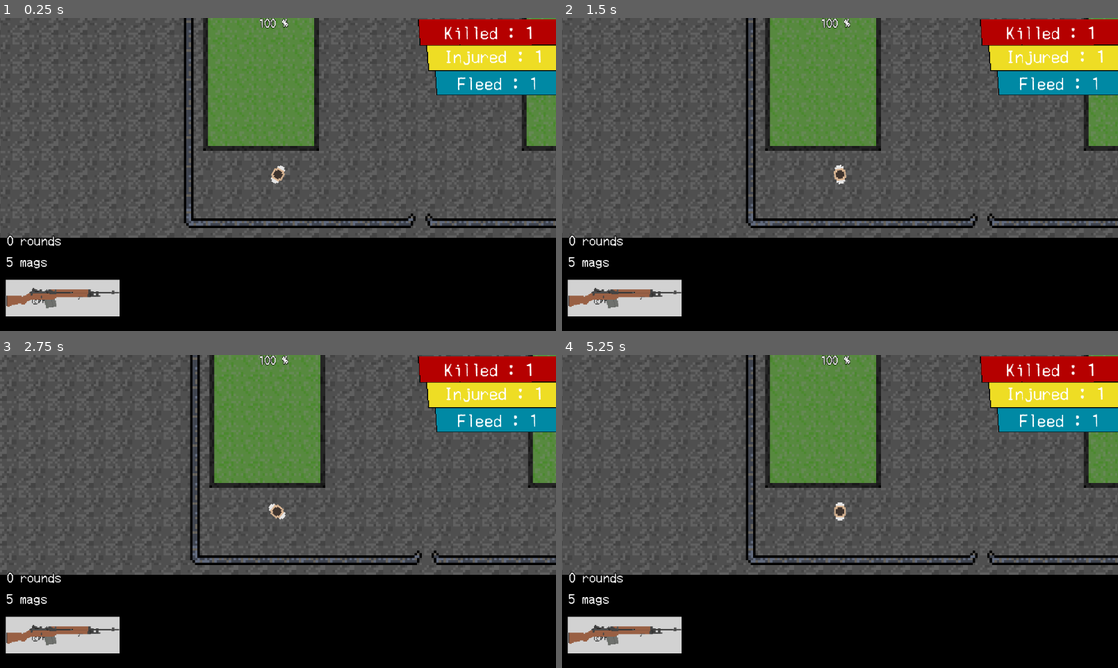
Above: before the commit, frames 1-4 (two rows, left to right).
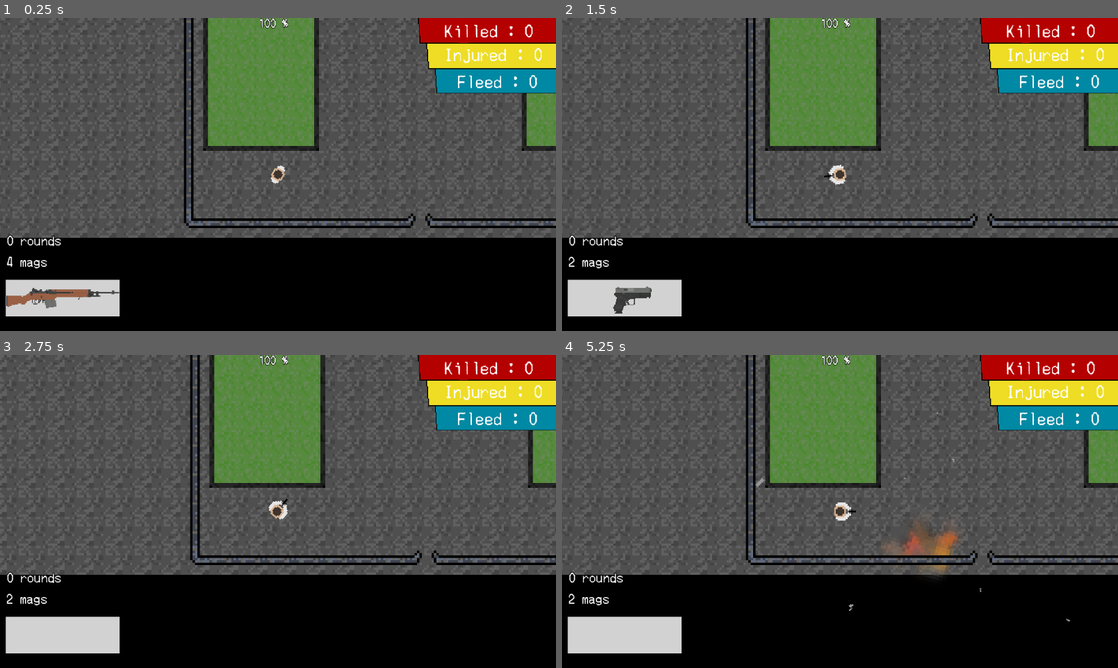
Above: after the commit, the same moments.

Repository: simplyuyu5/morimiya-like
Game: Godot game, scene res://scenes/maps/map_game.tscn
Two runs of this game, one before a commit and one after it. Both use one fixed random seed, a clock stepped at 60 frames per second and the inputs below. The project has no main scene, so this scene is started directly.
Inputs (mouse positions are in pixels of both pictures, inside the frame that each line leads up to):
- Up to frame 1 (0.25 s): no input
- Up to frame 2 (1.5 s): tap Enter at 0.5 s; move the mouse to (962, 158) at 0.52 s; tap 1 (1) at 0.6 s; tap 2 (2) at 0.8, 1.35 s; tap Space at 1.25 s; move the mouse to (728, 190) at 1.27 s
- Up to frame 3 (2.75 s): tap 3 (3) at 1.55, 2.1 s; tap Enter at 2 s; move the mouse to (333, 442) at 2.02 s; tap A (a) at 2.3 s
- Up to frame 4 (5.25 s): move the mouse to (812, 574) at 2.77 s; tap A (a) at 2.85 s; tap D (d) at 3.05, 3.6 s; move the mouse to (1006, 558) at 3.52 s; tap G (g) at 3.8, 4.35 s; move the mouse to (673, 464) at 4.27 s; click (673, 464) at 4.55 s; move the mouse to (867, 511) at 5.02 s; click (867, 511) at 5.1 s

The runs differ from the first frame. In frame 1, 1.5% of the frame differs, in the area x 1-100%, y 0-80%; in frame 2, 2.3%; in frame 3, 2.1%; in frame 4, 3.0%, in the area x 1-100%, y 0-93%.

Commit message:
0.55 data !
grenades now create shatters:D

game data is present, amount of kills, injuries and fleed npc's shown on right top panel (unless player is at location where this panel is turned off :P)

so far only bug is that no matter what npc doesnt wants to decrease number of injured

to do: points working in shop

Diff:
--- /dev/null
+++ b/scenes/game_data.gd
@@ -0,0 +1,59 @@
+extends Node
+
+#stats for run/temporary:
+var temp_injured:int = 0
+var temp_killed:int = 0
+var temp_fleed:int = 0
+
+var injured:bool
+
+var hangman:bool
+var special_npc2:bool
+var special_npc3:bool
+
+var strange:bool #have to do smth w cultist i guess
+
+var temp_shots:int = 0
+var temp_throws:int = 0
+
+var temp_points:int = 0
+
+enum bonuses {
+	mori, #no suicide
+	hangman, #special npc kill
+	untouched, #injured is false, no dmg received
+	cultist #second char >:D
+}
+
+#global statssss:
+var total_killed:int = 0
+var total_injured:int = 0
+var total_fleed:int = 0
+var total_shots:int = 0
+var total_throws:int = 0
+var deaths:int = 0
+
+var total_points:int = 0
+
+func save():
+	pass
+
+func temporary_save():
+	temp_fleed += total_fleed
+	temp_injured += total_injured
+	temp_killed += total_killed
+	temp_points += total_points
+	temp_shots += total_shots
+	temp_throws += total_throws
+
+func run_points():
+	temp_points = (temp_killed*10) + (temp_injured*5) + (temp_shots*3) - (temp_fleed*5)
+	if hangman == true:
+		temp_points += 500
+	if special_npc2 == true:
+		temp_points += 5000
+	if special_npc3 == true:
+		temp_points += 5000
+	if strange == true:
+		temp_points = temp_points/2
+	temporary_save()
--- a/scenes/gui.tscn
+++ b/scenes/gui.tscn
@@ -118,19 +118,20 @@
 texture_progress = ExtResource("7_qupqx")
 metadata/_edit_use_anchors_ = true
 
-[node name="TextureRect" type="TextureRect" parent="."]
-anchors_preset = 5
-anchor_left = 0.5
-anchor_right = 0.5
-offset_left = 276.0
-offset_top = 3.0
-offset_right = 476.0
-offset_bottom = 93.0
+[node name="stats" type="TextureRect" parent="."]
+anchors_preset = -1
+anchor_left = 0.7395833
+anchor_top = -0.0015432095
+anchor_right = 1.0434028
+anchor_bottom = 0.24151234
+offset_right = -150.0
+offset_bottom = -67.5
 grow_horizontal = 2
 scale = Vector2(1.75, 1.75)
 texture = ExtResource("8_4yt8u")
+metadata/_edit_use_anchors_ = true
 
-[node name="killed" type="Label" parent="TextureRect"]
+[node name="killed" type="Label" parent="stats"]
 layout_mode = 0
 offset_left = 13.142847
 offset_top = 5.714286
@@ -143,7 +144,7 @@
 horizontal_alignment = 1
 vertical_alignment = 1
 
-[node name="injujred" type="Label" parent="TextureRect"]
+[node name="injured" type="Label" parent="stats"]
 layout_mode = 0
 offset_left = 23.999994
 offset_top = 34.285713
@@ -156,7 +157,7 @@
 horizontal_alignment = 1
 vertical_alignment = 1
 
-[node name="fleed" type="Label" parent="TextureRect"]
+[node name="fleed" type="Label" parent="stats"]
 layout_mode = 0
 offset_left = 32.571404
 offset_top = 65.71428
--- a/scenes/maps/map_game.tscn
+++ b/scenes/maps/map_game.tscn
@@ -1,7 +1,9 @@
-[gd_scene load_steps=3 format=3 uid="uid://ckawym3tsfqf7"]
+[gd_scene load_steps=5 format=3 uid="uid://ckawym3tsfqf7"]
 
 [ext_resource type="PackedScene" uid="uid://drq70gpb1g2w3" path="res://scenes/maps/map.tscn" id="1_5owsa"]
 [ext_resource type="PackedScene" uid="uid://blhcllsye5ckw" path="res://scenes/player.tscn" id="2_ropr1"]
+[ext_resource type="PackedScene" uid="uid://dgf4dq62robvc" path="res://scenes/settings.tscn" id="3_ropr1"]
+[ext_resource type="PackedScene" uid="uid://dxgaqwnsyvxs0" path="res://scenes/npc/30_npc.tscn" id="4_33ep3"]
 
 [node name="Node2D" type="Node2D"]
 
@@ -18,3 +20,11 @@
 z_index = 4
 position = Vector2(95.00003, 948.9999)
 scale = Vector2(3.4999995, 3.4999995)
+
+[node name="settings" parent="." instance=ExtResource("3_ropr1")]
+gui = true
+shoot = true
+
+[node name="tpo_npc" parent="." instance=ExtResource("4_33ep3")]
+position = Vector2(394, -155)
+rotation = 1.5707964
--- a/scenes/player.tscn
+++ b/scenes/player.tscn
@@ -18,6 +18,7 @@
 [ext_resource type="Texture2D" uid="uid://bq47gubxg04sp" path="res://images/effects/pews/pew_big4.png" id="15_wnwbv"]
 [ext_resource type="PackedScene" uid="uid://bjc3oepe17a24" path="res://scenes/store.tscn" id="18_4r5pv"]
 [ext_resource type="PackedScene" uid="uid://bhoacu7owtw6m" path="res://scenes/gui.tscn" id="18_l71n6"]
+[ext_resource type="Script" uid="uid://dqrrytkhty5gw" path="res://scenes/game_data.gd" id="23_4ni07"]
 [ext_resource type="Script" uid="uid://djnyv8evdqlq3" path="res://scripts/saved_data.gd" id="24_l71n6"]
 [ext_resource type="AudioStream" uid="uid://qhyhjivd356h" path="res://sounds/loud_sounds_idk/shooting/xm15_indoors.wav" id="25_ke2ow"]
 [ext_resource type="AudioStream" uid="uid://om1pwr6o5ecx" path="res://sounds/loud_sounds_idk/shooting/reloading1.mp3" id="25_ujl30"]
@@ -345,3 +346,4 @@
 playback_type = 1
 
 [node name="game_data" type="Node" parent="."]
+script = ExtResource("23_4ni07")
--- a/scenes/shatter_ray.tscn
+++ b/scenes/shatter_ray.tscn
@@ -54,7 +54,6 @@
 top_level = true
 light_mask = 64
 visibility_layer = 64
-position = Vector2(0, 1)
 scale = Vector2(3, 3)
 sprite_frames = SubResource("SpriteFrames_apdl7")
 animation = &"pipemedium"
--- a/scripts/30_npc_area.gd
+++ b/scripts/30_npc_area.gd
@@ -1,13 +1,15 @@
 extends Node
 
 @export var parent_help:CharacterBody2D
-var blood = preload("res://scenes/blood_decal_shot.tscn").instantiate(PackedScene.GEN_EDIT_STATE_DISABLED)
+var blood := preload("res://scenes/blood_decal_shot.tscn").instantiate(PackedScene.GEN_EDIT_STATE_DISABLED)
 @onready var parent = get_parent()
 var hp = 120
-var bleed = 0
+var bleed := 0
 var is_bleeding:bool= false
 var is_dead:bool= false
 var hp_saved = 120
+var hp_max = 120
+var injured := false
 
 func _ready():
 	parent.hp = hp_saved
@@ -19,6 +21,10 @@
 	if parent.hp <= 0:
 		parent.hp = 0
 	hp = parent.hp
+	if hp != hp_max and injured != true:
+		injured = true
+		parent.game_data.temp_injured +=1
+	else: pass
 
 func hp_func():
 	if bleed > 0 and is_bleeding == false:
--- a/scripts/30_npc_movement.gd
+++ b/scripts/30_npc_movement.gd
@@ -1,8 +1,8 @@
 extends CharacterBody2D
 
-var hp = 120
-var bleed = 0
-var acceleration = 0.5
+var hp := 120
+var bleed := 0
+var acceleration := 0.5
 var walking := false
 var direction = Vector2(0,0)
 
@@ -15,6 +15,7 @@
 @onready var hp_man = $hp
 @onready var agent = $NavigationAgent2D
 @onready var goal_node = $goal_node
+@onready var game_data = $"/root/Node2D/CharacterBody2D/game_data"
 
 @onready var player= $"/root/Node2D/CharacterBody2D"
 
@@ -136,6 +137,9 @@
 
 
 func die():
+	game_data.temp_injured += -1
+	game_data.temp_killed += 1
+	hp_man.injured = false
 	eyes_ray.enabled = false
 	eyes_ray.queue_free()
 	hp_man.is_dead = true
--- a/scripts/character_body_2d.gd
+++ b/scripts/character_body_2d.gd
@@ -11,6 +11,7 @@
 @onready var audio_reload = $sounds/reload
 @onready var audio = $sounds/sounds_misc
 @onready var gui = $gui
+@onready var stats = $game_data
 var shells = preload("res://scenes/shells.tscn")#.instantiate()
 var gren = preload("res://scenes/grenade.tscn")
 var shell_look :int = 0
@@ -59,7 +60,8 @@
 		shoot()
 		reload()
 		grenade()
-
+	else:
+		$gui/stats.hide()
 
 
 	move_and_slide()
@@ -68,11 +70,12 @@
 	ray.enabled = true
 	var target = ray.get_collider()
 	if Input.is_action_just_pressed("lmb") and weapon.rounds >= 1 and can_shoot == true:
-		ray.target_position.x = weapon.dist
-		nothing_body.position.x = weapon.dist - 1
+		#ray.target_position.x = weapon.dist
+		#nothing_body.position.x = weapon.dist - 1
 		audio_shoot.play()
 		gun_smoke(weapon.style)
 		shell_eject(weapon.shell)
+		stats.temp_shots += weapon.shots
 
 		if ray.is_colliding() and target.is_in_group("wall"):
 			ray.enabled = false
@@ -116,6 +119,7 @@
 		gren_inst.global_transform = pos.global_transform
 		gren_inst.scale = Vector2(1,1)
 		gren_inst.velocity_throw = strength
+		stats.temp_throws += 1
 		#gren_inst.throw(weapon.current_gren)
 
 		add_sibling(gren_inst)
--- a/scripts/gren_shatter_ray.gd
+++ b/scripts/gren_shatter_ray.gd
@@ -22,10 +22,15 @@
 	shat_sprite.frame = shati
 	var dist = randi_range(dist_min,dist_max)
 
+	shat_sprite.global_position = self.global_position
+	shat_sprite.offset.y = dist
 	target_position.y = dist
 
 	enabled = true
-
+	shat_sprite.name += str(dist)
+	shat_sprite.rotation = self.rotation #randi_range(0,360)
+	shat_sprite.visible = true
+	get_tree().current_scene.add_child(shat_sprite.duplicate())
 
 	await get_tree().create_timer(0.2).timeout
 	enabled = false
--- a/scripts/grenade.gd
+++ b/scripts/grenade.gd
@@ -7,6 +7,7 @@
 var dec_boom = preload("res://scenes/explosio_decal.tscn")
 @onready var expl_sprite = $dmg_rad/explosin
 
+@onready var shatter = $"shatter_ray/grenade_shatter"
 @onready var shatter_ray = $shatter_ray
 @onready var damage_radius = $dmg_rad
 
--- a/scripts/gui.gd
+++ b/scripts/gui.gd
@@ -5,13 +5,17 @@
 @onready var label_chance = $chance
 @onready var weapon_icon = $weapon
 @onready var reloadbar = $reloadbar
+@onready var killed = $stats/killed
+@onready var injured = $stats/injured
+@onready var fleed = $stats/fleed
 @onready var weapon = $"/root/Node2D/CharacterBody2D/weapons"
+@onready var base = $"/root/Node2D/CharacterBody2D"
+@onready var stats = $"/root/Node2D/CharacterBody2D/game_data"
+
 
 var progress_reload
 var hidet := false
 
-
-#func _process(_delta: float):
 
 func gui():
 	label_rou.text = str(weapon.rounds) + " rounds"
@@ -25,6 +29,10 @@
 	else:
 		pass
 
+	killed.text = "Killed : " +str(stats.temp_killed)
+	injured.text = "Injured : " +str(stats.temp_injured)
+	fleed.text = "Fleed : " +str(stats.temp_fleed)
+
 func gui_reload(time):
 	hidet = false
 	var tween = create_tween()
--- a/scripts/saved_data.gd
+++ b/scripts/saved_data.gd
@@ -1,7 +1,7 @@
 extends Node
 
-var mags_prim = 5
-var mags_sec = 0
+var mags_prim = 4
+var mags_sec = 2
 
 var grens = 0
 
Not shown, added: scenes/game_data.gd.uid
Not shown: 1 places in scenes/player.tscn that only renumber resources
